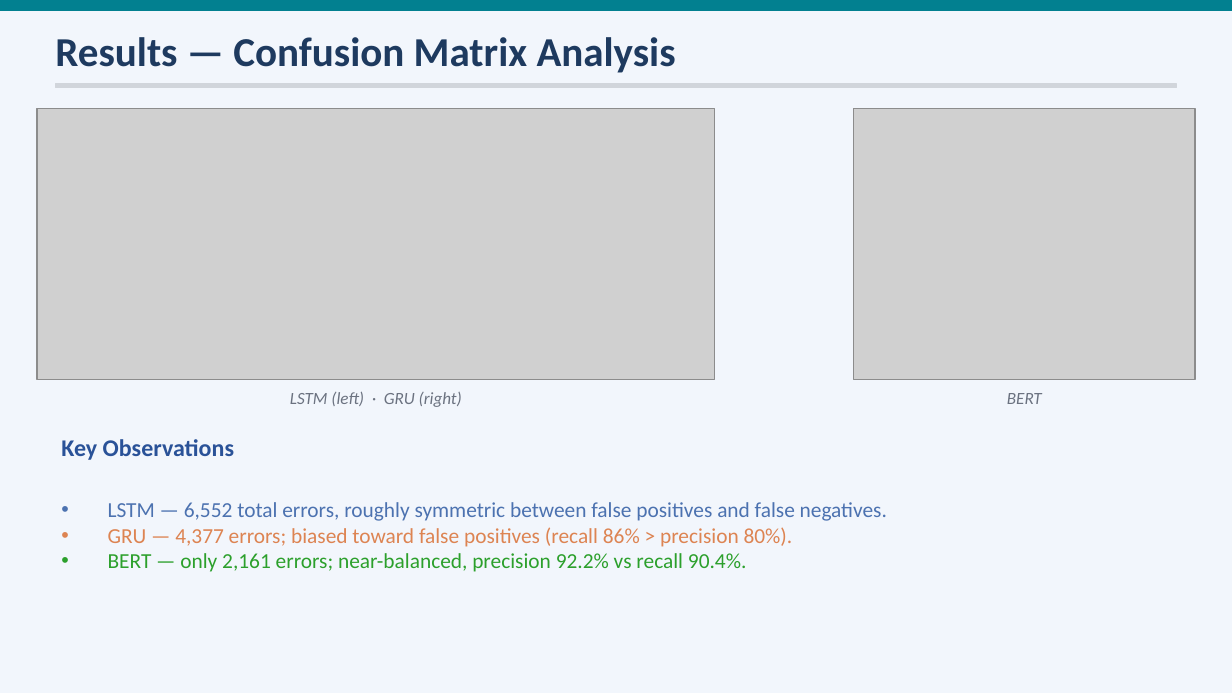
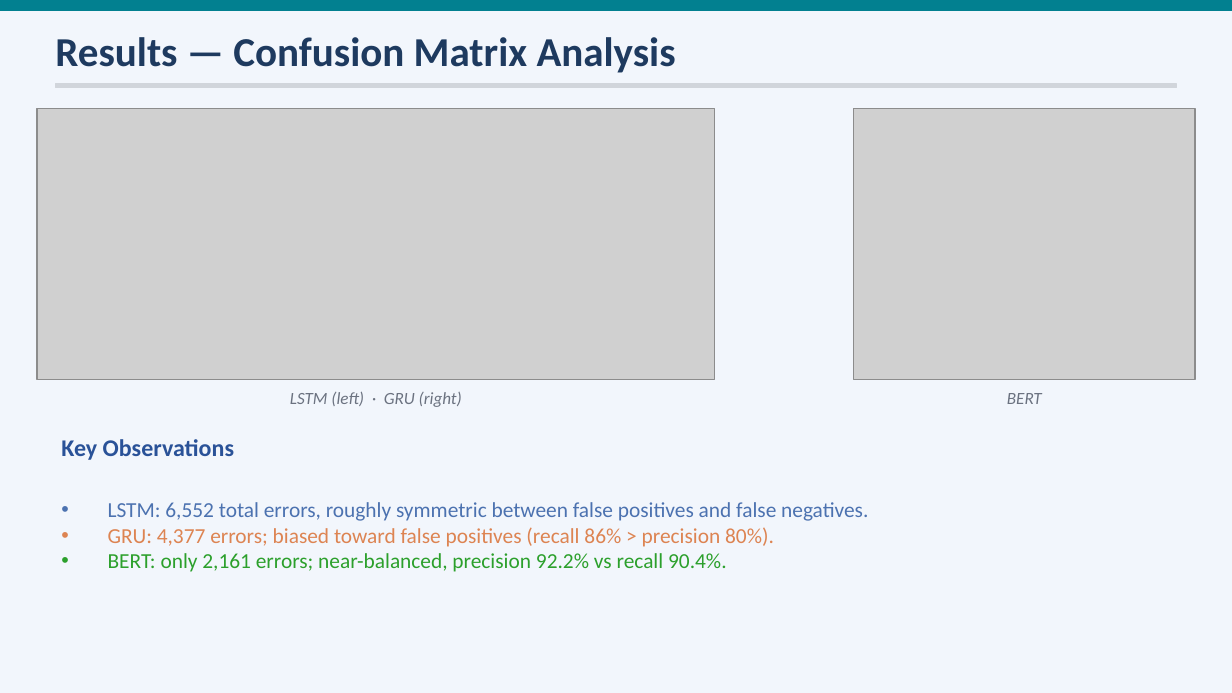
Before and after one commit to DanielW-1/Sentiment-Analysis, a slide deck: slide 8 of report/Sentiment_Analysis_Presentation.pptx. Drawn at 1232x693 pixels with LibreOffice and Linux fonts; fonts in the diff are those of the drawing; grey boxes stand for pictures. Boxes give left, top, right and bottom in pixels: in the first picture for what was removed or moved away, otherwise in the second. Text is boxed around its words. In the diff, an @@ line names an element or a change of style, - is before the commit and + after.

```diff
--- a/report/Sentiment_Analysis_Presentation.pptx
+++ b/report/Sentiment_Analysis_Presentation.pptx
@@ text at (108, 502, 868, 572): text changed @@
-• LSTM — 6,552 total errors, roughly symmetric between false positives and false negatives.
-• GRU — 4,377 errors; biased toward false positives (recall 86% > precision 80%).
-• BERT — only 2,161 errors; near-balanced, precision 92.2% vs recall 90.4%.
+• LSTM: 6,552 total errors, roughly symmetric between false positives and false negatives.
+• GRU: 4,377 errors; biased toward false positives (recall 86% > precision 80%).
+• BERT: only 2,161 errors; near-balanced, precision 92.2% vs recall 90.4%.
```
Also in this commit, not shown: 5 other slides changed.
